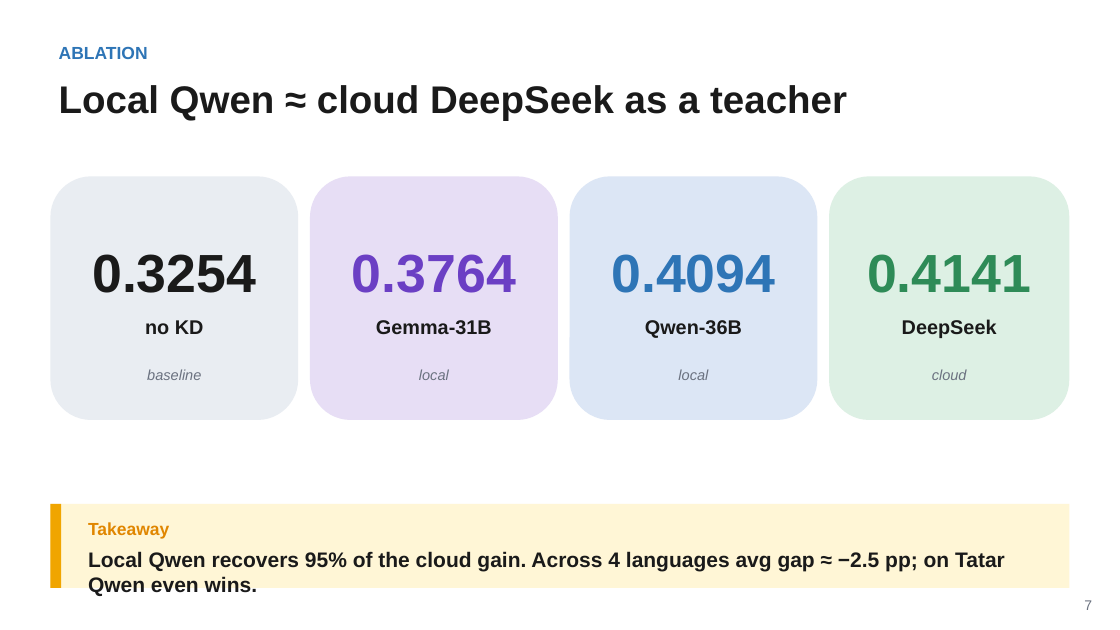
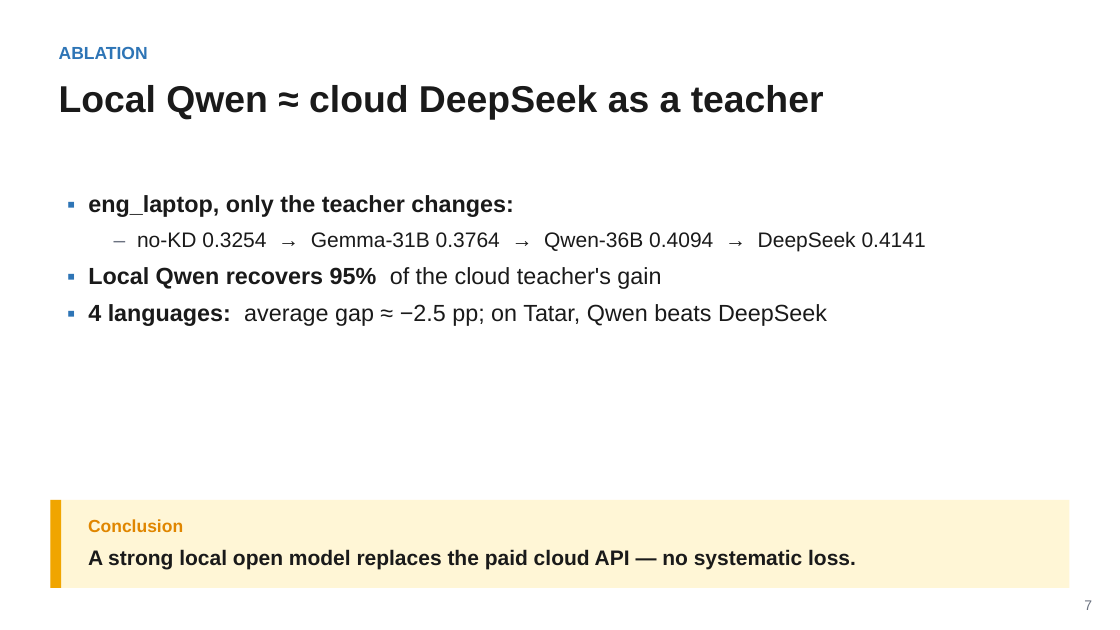
Before and after one commit to magnum-qin/ABSA-QUAD, a slide deck: slide 7 of docs/KD_group_meeting_20260629.pptx. Drawn at 1120x630 pixels with LibreOffice and Linux fonts; fonts in the diff are those of the drawing. Boxes give left, top, right and bottom in pixels: in the first picture for what was removed or moved away, otherwise in the second. Text is boxed around its words. In the diff, an @@ line names an element or a change of style, - is before the commit and + after.

```diff
--- a/docs/KD_group_meeting_20260629.pptx
+++ b/docs/KD_group_meeting_20260629.pptx
@@ text "Local Qwen ≈ cloud DeepSeek ..." at <box>59,85,824,120</box>: size 33 to 32 pt @@
@@ rounded rectangle removed at <box>50,176,298,420</box> @@
@@ rounded rectangle removed at <box>310,176,558,420</box> @@
@@ rounded rectangle removed at <box>570,176,818,420</box> @@
@@ rounded rectangle removed at <box>829,176,1070,420</box> @@
@@ text added at <box>88,195,926,326</box>, 20 pt, text #1A1A1A @@
+▪ eng_laptop, only the teacher changes:
+– no-KD 0.3254 → Gemma-31B 0.3764 → Qwen-36B 0.4094 → DeepSeek 0.4141
+▪ Local Qwen recovers 95% of the cloud teacher's gain
+▪ 4 languages: average gap ≈ −2.5 pp; on Tatar, Qwen beats DeepSeek
@@ text removed at <box>92,254,256,293</box> @@
-0.3254
@@ text removed at <box>352,254,516,293</box> @@
-0.3764
@@ text removed at <box>611,254,775,293</box> @@
-0.4094
@@ text removed at <box>867,254,1031,293</box> @@
-0.4141
@@ text removed at <box>145,320,204,334</box> @@
-no KD
@@ text removed at <box>376,320,492,335</box> @@
-Gemma-31B
@@ text removed at <box>645,320,742,338</box> @@
-Qwen-36B
@@ text removed at <box>902,319,997,338</box> @@
-DeepSeek
@@ text removed at <box>147,369,201,380</box> @@
-baseline
@@ text removed at <box>419,369,449,380</box> @@
-local
@@ text removed at <box>678,369,708,380</box> @@
-local
@@ text removed at <box>932,369,967,380</box> @@
-cloud
@@ rectangle: place and size @@
-rectangle at <box>50,504,1070,588</box>
+rectangle at <box>50,500,1070,588</box>
@@ rectangle: place and size @@
-rectangle at <box>50,504,61,588</box>
+rectangle at <box>50,500,61,588</box>
@@ text removed at <box>88,522,169,539</box> @@
-Takeaway
@@ text added at <box>88,519,183,532</box>, 15 pt, text #E08600, bold @@
+Conclusion
@@ text at <box>88,549,856,569</box>: text changed @@
-Local Qwen recovers 95% of the cloud gain. Across 4 languages avg gap ≈ −2.5 pp; on Tatar Qwen even wins.
+A strong local open model replaces the paid cloud API — no systematic loss.
```
Also in this commit, not shown: 9 other slides changed.
